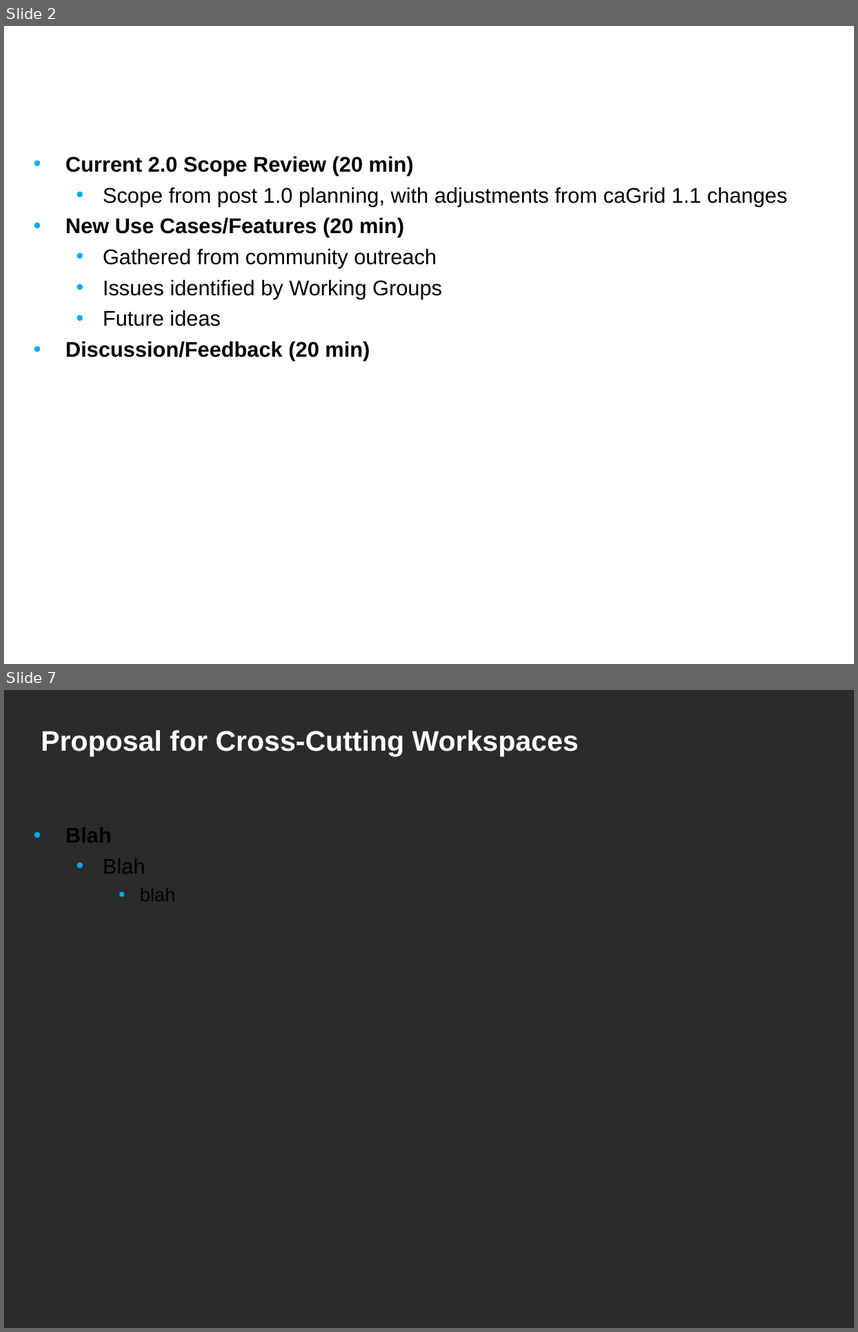
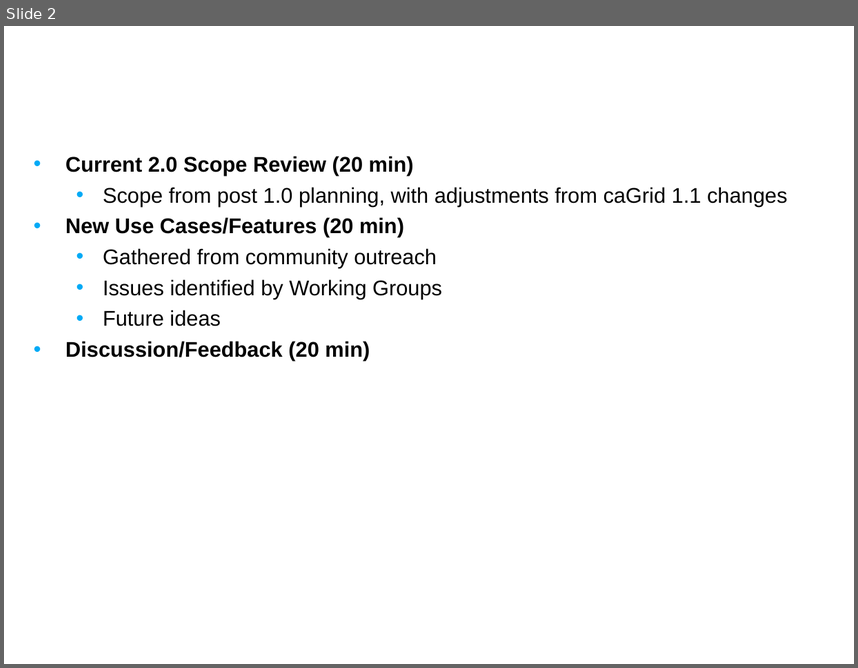
Before and after one commit to NCIP/cagrid-docs, a slide deck: presentations/200708_VCDE_ARCH/20070806_Day1_Future_Planning.ppt. Shown one above the other, each under a label of ours: slides 2 and 7 before the commit, slide 2 after it; the slides between them are not shown. The pictures are 858x1332 and 858x668 pixels, drawn with LibreOffice and Linux fonts; fonts in the diff are those of the drawing; background and template pictures are left out; a plain dark background stands for a picture behind light text. Boxes give left, top, right and bottom in pixels: in the first picture for what was removed or moved away, otherwise in the second. Text is boxed around its words. In the diff, an @@ line names an element or a change of style, - is before the commit and + after.

```diff
--- a/presentations/200708_VCDE_ARCH/20070806_Day1_Future_Planning.ppt
+++ b/presentations/200708_VCDE_ARCH/20070806_Day1_Future_Planning.ppt
@@ slide 7 removed at [4,690,854,1328], background picture (left out) @@
@@ title removed at [41,730,579,756] @@
-Proposal for Cross-Cutting Workspaces
@@ text removed at [65,827,176,901] @@
-• Blah
-  • Blah
-    • blah
```
Also in this commit, not shown: 7 other slides removed, 2 other files.
